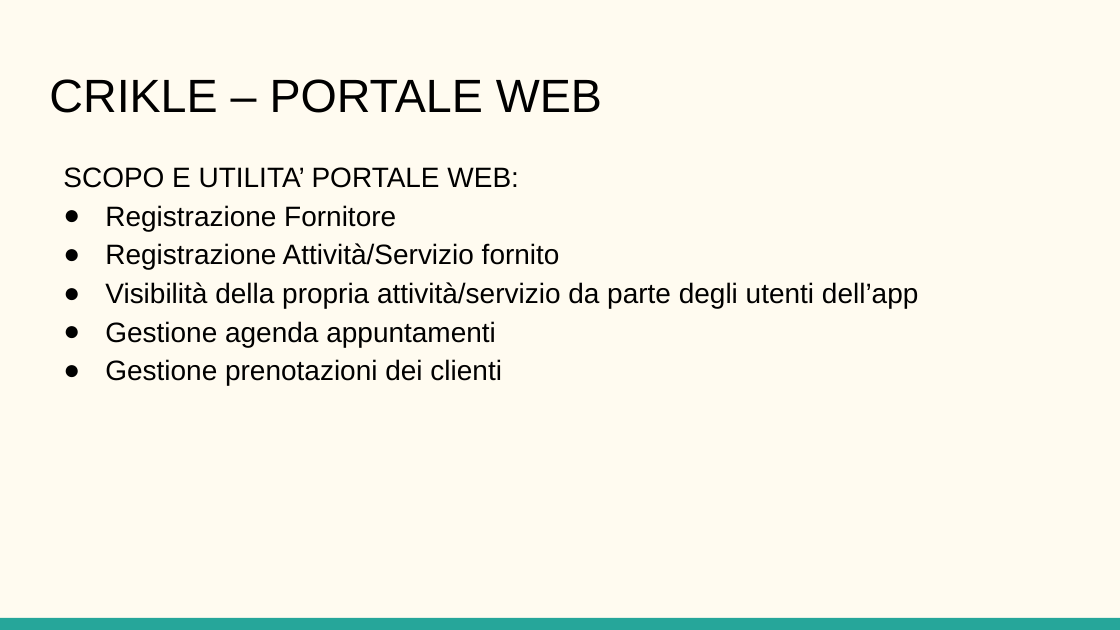
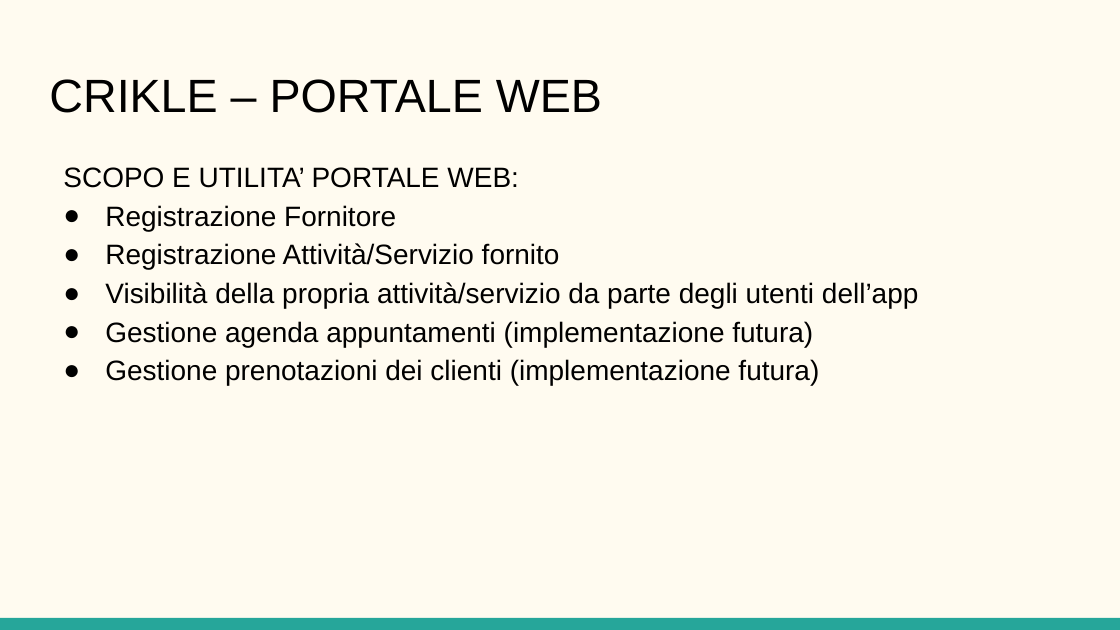
Before and after one commit to Tommiconlai/AppPet, a slide deck: slide 4 of Documenti/Relazione Finale/PP relazione.pptx. Drawn at 1120x630 pixels with LibreOffice and Linux fonts; fonts in the diff are those of the drawing. Boxes give left, top, right and bottom in pixels: in the first picture for what was removed or moved away, otherwise in the second. Text is boxed around its words. In the diff, an @@ line names an element or a change of style, - is before the commit and + after.

```diff
--- a/Documenti/Relazione Finale/PP relazione.pptx
+++ b/Documenti/Relazione Finale/PP relazione.pptx
@@ text at (x1=105, y1=321, x2=819, y2=385): text changed @@
-● Gestione agenda appuntamenti
-● Gestione prenotazioni dei clienti
+● Gestione agenda appuntamenti (implementazione futura)
+● Gestione prenotazioni dei clienti (implementazione futura)
```
Also in this commit, not shown: 1 other slide changed, 10 slides added.
